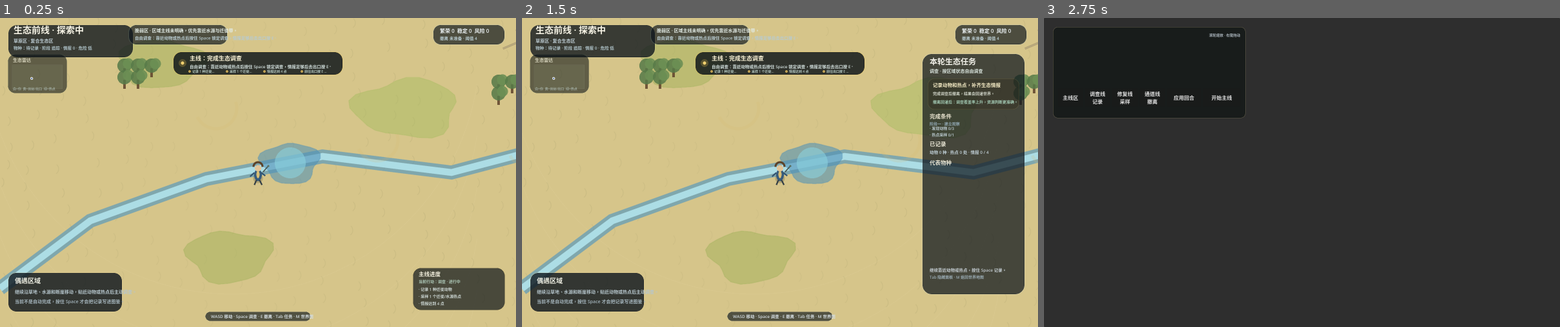
Above: before the commit, frames 1-3 (left to right).
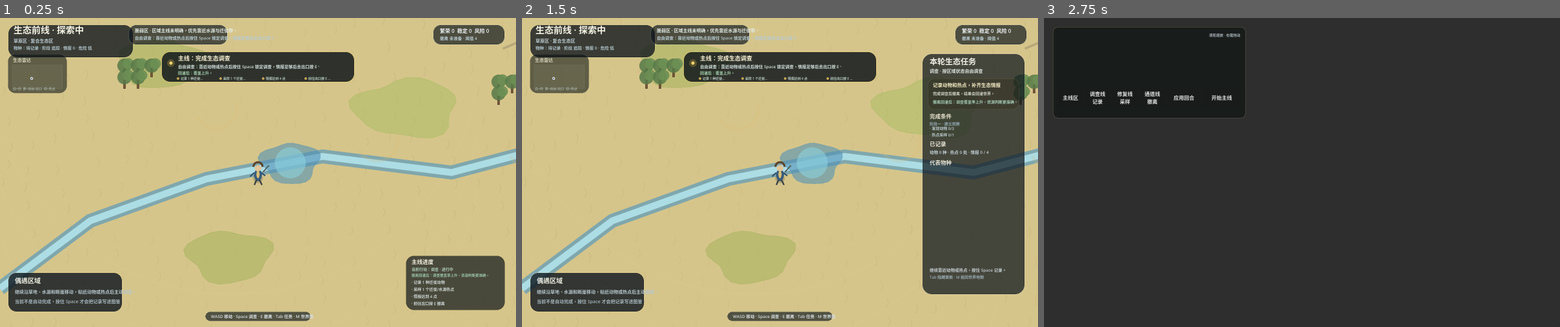
Above: after the commit, the same moments.

Repository: XingchenYu/eco-world
Game: Godot game, scene res://scenes/savanna_explorer.tscn
The game is run twice, just before and just after one commit, with the same random seed, the same clock (stepped at 60 frames per second) and the same inputs. This scene is started directly instead of the project's main scene.
Inputs (mouse positions are in pixels of both pictures, inside the frame that each line leads up to):
- Up to frame 1 (0.25 s): no input
- Up to frame 2 (1.5 s): tap Enter at 0.5 s; move the mouse to (893, 157) at 0.52 s; hold Right (ui_right) 0.53-1.28 s; hold Space 0.53-1.28 s; click (893, 157) at 0.67 s; move the mouse to (676, 187) at 1.27 s; hold Down (ui_down) from 1.28 s (still down); tap Tab at 1.35 s
- Up to frame 3 (2.75 s): tap Space at 1.52, 1.55, 1.82 s; tap Enter at 2 s; move the mouse to (1353, 104) at 2.02 s; release Down (ui_down) at 2.03 s; hold Right (ui_right) from 2.03 s (still down); hold Space from 2.03 s (still down); tap M at 2.1 s

The runs differ from the first frame. In frame 1, 3.4% of the frame differs, in the area x 31-98%, y 11-95%; in frame 2, 1.9%; in frame 3, nothing differs.

Commit message:
Improve 2D expedition guidance

Diff:
--- a/godot/scripts/savanna_explorer.gd
+++ b/godot/scripts/savanna_explorer.gd
@@ -1010,8 +1010,8 @@
 			if nearest_predator != Vector2.ZERO and current_pos.distance_to(nearest_predator) < 240.0:
 				var flee := (current_pos - nearest_predator).normalized()
 				target_pos += flee * (180.0 if current_pos.distance_to(nearest_predator) > 150.0 else 260.0)
-			if player_distance < float(animal.get("alert_radius", 130.0)):
-				target_pos += player_delta.normalized() * 90.0
+			if player_distance < 70.0 and not Input.is_key_pressed(KEY_SPACE):
+				target_pos += player_delta.normalized() * 46.0
 		target_pos = _clamped_world_position(target_pos)
 		var next_pos := _move_animal_toward(current_pos, target_pos, animal, activity, delta)
 		animal["position"] = next_pos
@@ -1206,7 +1206,7 @@
 		"取水":
 			return target_pos.lerp(_hotspot_position("waterhole"), 0.34)
 		"警觉":
-			if player_distance < 220.0 and player_delta.length() > 0.01:
+			if player_distance < 120.0 and player_delta.length() > 0.01 and not Input.is_key_pressed(KEY_SPACE):
 				return target_pos + player_delta.normalized() * 34.0
 			return target_pos.lerp(current_pos, 0.32)
 		"逼近":
@@ -4246,19 +4246,28 @@
 		return
 	var player_screen := _screen_point(player_pos)
 	var pulse := 0.5 + sin(elapsed * 4.2) * 0.5
+	var label := str(target.get("label", "目标"))
+	var distance_m := int(round(distance))
+	var side := Vector2(-direction.y, direction.x)
+	var cone := PackedVector2Array([
+		player_screen + direction * 34.0,
+		player_screen + direction * 174.0 + side * 34.0,
+		player_screen + direction * 174.0 - side * 34.0,
+	])
+	draw_colored_polygon(cone, Color(1.0, 0.78, 0.25, 0.055 + pulse * 0.025))
 	for index in range(3):
 		var step := 42.0 + float(index) * 34.0
 		var dot_pos := player_screen + direction * step
 		var alpha := 0.16 + float(index) * 0.08 + pulse * 0.08
 		draw_circle(dot_pos, 4.0 + float(index) * 0.8, Color(1.0, 0.82, 0.32, alpha))
 	var arrow_center := player_screen + direction * 30.0
-	var side := Vector2(-direction.y, direction.x)
 	var arrow := PackedVector2Array([
 		arrow_center + direction * 12.0,
 		arrow_center - direction * 8.0 + side * 6.0,
 		arrow_center - direction * 8.0 - side * 6.0,
 	])
 	draw_colored_polygon(arrow, Color(1.0, 0.82, 0.32, 0.50))
+	_draw_text(player_screen + direction * 132.0 + side * 18.0, "%s · %dm" % [label, distance_m], 13, Color8(255, 239, 184, 216))
 
 
 func _draw_survey_lock_marker() -> void:
@@ -4918,26 +4927,27 @@
 	if current_event.is_empty():
 		return
 	var accent: Color = current_event.get("accent", Color8(244, 213, 142))
-	var rect := Rect2(size.x * 0.5 - 190, 190, 380, 58)
+	var rect := Rect2(size.x * 0.5 - 190, 214, 380, 58)
 	_draw_panel(rect, Color(0.05, 0.08, 0.11, 0.76), Color(accent.r, accent.g, accent.b, 0.22), 24, 2)
 	_draw_text(rect.position + Vector2(20, 27), str(current_event.get("title", "")), 17, Color8(246, 241, 228))
 	_draw_text(rect.position + Vector2(20, 49), _short_explorer_text(str(current_event.get("body", "")), 42), 12, Color8(196, 210, 216))
 
 
 func _draw_mainline_banner() -> void:
-	var rect := Rect2(size.x * 0.5 - 264, 104, 528, 74)
+	var rect := Rect2(size.x * 0.5 - 300, 104, 600, 96)
 	_draw_panel(rect, Color(0.04, 0.07, 0.09, 0.82), Color(1.0, 0.82, 0.32, 0.24), 26, 2)
 	draw_circle(rect.position + Vector2(30, 36), 12.0, Color(1.0, 0.80, 0.30, 0.22))
 	draw_circle(rect.position + Vector2(30, 36), 5.0, Color8(255, 221, 118, 230))
 	_draw_text(rect.position + Vector2(52, 28), _mainline_title(), 18, Color8(250, 242, 214))
 	_draw_text(rect.position + Vector2(52, 52), _mainline_current_instruction(), 13, Color8(211, 224, 222))
+	_draw_text(rect.position + Vector2(52, 72), _world_task_reward_hint_short(), 12, Color8(169, 214, 180))
 	var rows := _mainline_rows()
 	var cursor_x := rect.position.x + 52.0
-	var y := rect.position.y + 66.0
+	var y := rect.position.y + 88.0
 	for index in range(min(rows.size(), 4)):
 		var row: Dictionary = rows[index]
 		var done := bool(row.get("done", false))
-		var x := cursor_x + float(index) * 116.0
+		var x := cursor_x + float(index) * 132.0
 		draw_circle(Vector2(x, y - 4.0), 4.0, Color8(132, 220, 154, 230) if done else Color8(238, 196, 96, 190))
 		_draw_text(Vector2(x + 8.0, y), _short_explorer_text(str(row.get("label", "")), 8), 10, Color8(184, 204, 198))
 
@@ -5119,14 +5129,15 @@
 
 
 func _draw_compact_task_tracker() -> void:
-	var rect := Rect2(size.x - 320, size.y - 184, 286, 132)
+	var rect := Rect2(size.x - 342, size.y - 222, 308, 170)
 	_draw_panel(rect, Color(0.05, 0.08, 0.10, 0.70), Color(0.92, 0.78, 0.42, 0.16), 24, 1)
 	var action := str(world_task.get("action", "调查"))
 	var task_done := _world_task_completed(current_exit_zone)
 	_draw_text(rect.position + Vector2(18, 26), "主线进度", 17, Color8(244, 240, 222))
 	_draw_text(rect.position + Vector2(18, 48), "当前行动：%s · %s" % [action, ("可撤离" if task_done or extraction_ready else "进行中")], 12, Color8(177, 205, 188))
+	_draw_text(rect.position + Vector2(18, 66), _short_explorer_text(_world_task_backend_effect(action), 30), 11, Color8(154, 196, 168))
 	var objectives := _mainline_rows()
-	var y := rect.position.y + 72.0
+	var y := rect.position.y + 88.0
 	var shown := 0
 	for objective_variant in objectives:
 		var objective: Dictionary = objective_variant
@@ -5136,10 +5147,10 @@
 		var marker := "✓" if bool(objective.get("done", false)) else "·"
 		var text_color := Color8(174, 222, 190) if bool(objective.get("done", false)) else Color8(205, 215, 212)
 		_draw_text(Vector2(rect.position.x + 18, y), "%s %s" % [marker, _short_explorer_text(label, 24)], 12, text_color)
-		_draw_mini_progress(Rect2(rect.position + Vector2(18, y + 7), Vector2(238, 4)), float(objective.get("progress", 0.0)), bool(objective.get("done", false)))
+		_draw_mini_progress(Rect2(rect.position + Vector2(18, y + 7), Vector2(258, 4)), float(objective.get("progress", 0.0)), bool(objective.get("done", false)))
 		y += 22.0
 		shown += 1
-		if shown >= 3:
+		if shown >= 4:
 			break
 
 
Not shown, changed: docs/CHANGELOG.md
